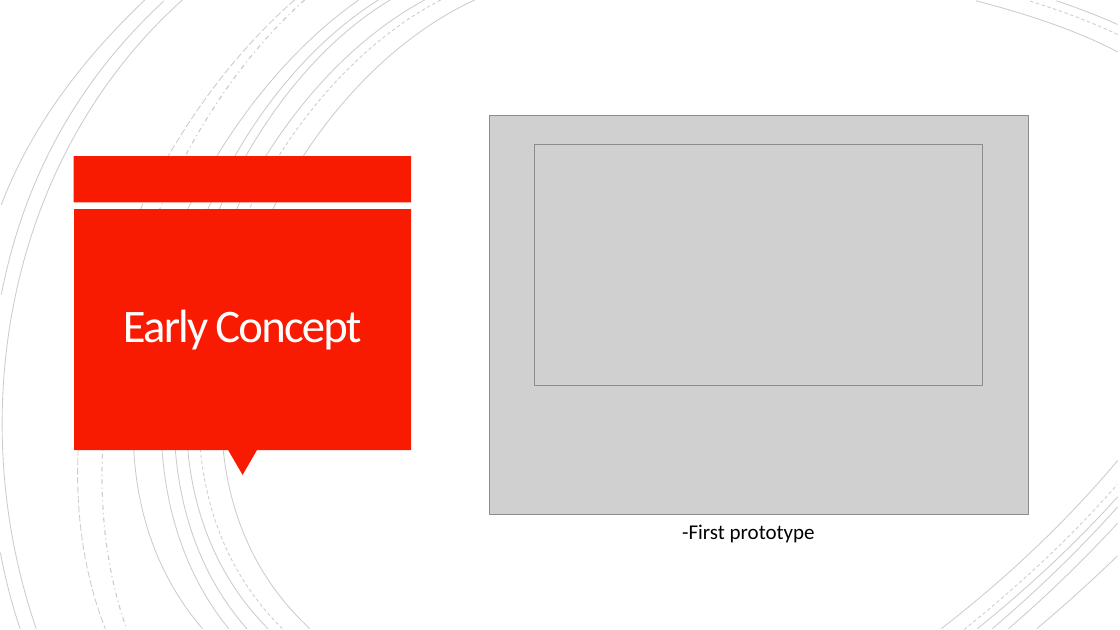
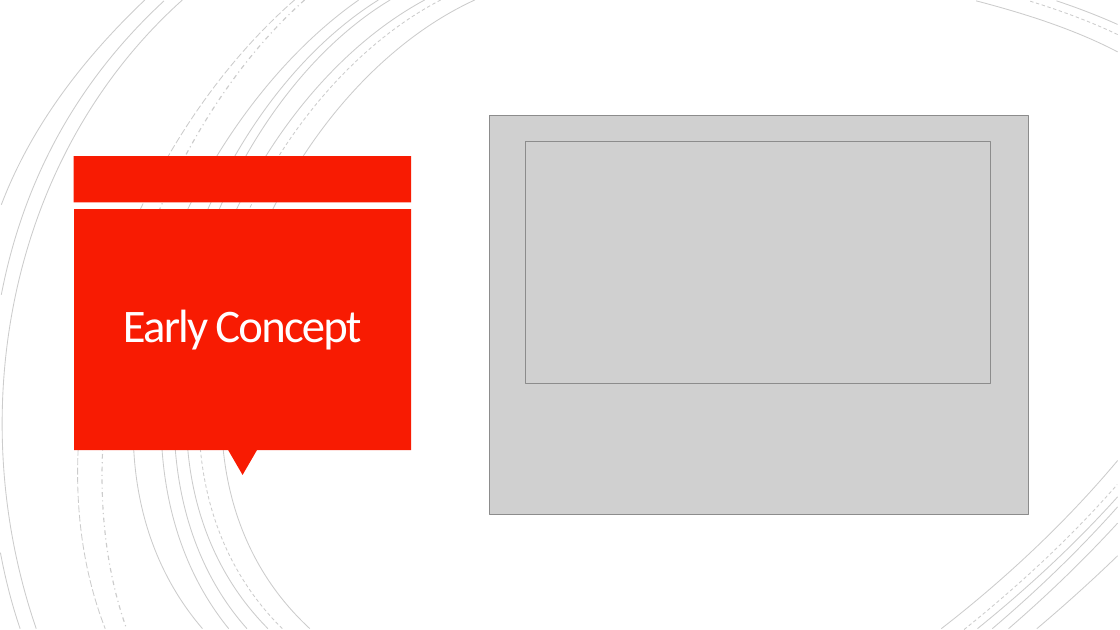
Before and after one commit to codingburgas/9th-grade-html-project-firefighters, a slide deck: slide 5 of Documents/Firefighters.pptx. Drawn at 1120x630 pixels with LibreOffice and Linux fonts; fonts in the diff are those of the drawing; grey boxes stand for pictures. Boxes give left, top, right and bottom in pixels: in the first picture for what was removed or moved away, otherwise in the second. Text is boxed around its words. In the diff, an @@ line names an element or a change of style, - is before the commit and + after.

Commit message:
Update FIREFIGHTERS.docx & Firefighters.pptx

```diff
--- a/Documents/Firefighters.pptx
+++ b/Documents/Firefighters.pptx
@@ picture: place and size @@
-picture at (534,145,983,386)
+picture at (526,141,991,384)
@@ text removed at (682,524,815,543) @@
--First prototype
```
Also in this commit, not shown: 1 other file.
